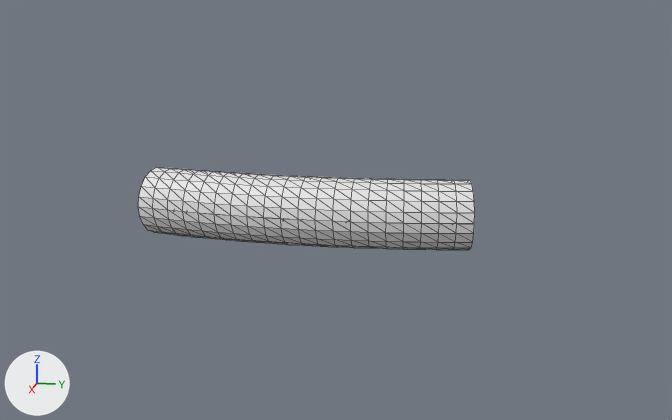
The OBJ model Resource/Moon/Data/Engine/Models/res.obj, before and after one commit.
Both versions are drawn from a camera (50 mm lens) standing at (19.21, 2.38, 2.58) and looking at (8.79, 0.3, -0.03). Lighting does not change. The marker at lower left points along +X, +Y and +Z. Mesh edges are drawn as thin lines. Where no turn or scale is listed for an object, it has been applied to the vertices.

Names of what the first picture shows: 'res'.
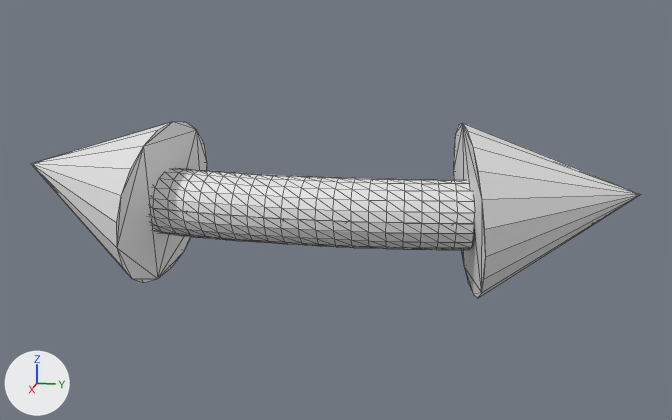
Scene script edits in JSON lines:
```json
{"block": "me_res", "where": "# used by ob_res; location = (0.0, 0.0, 0.0)"}
{"op": "remove", "block": "me_res", "code": "me_res.from_pydata(...)  # 441 vertices, 800 faces; spans x 8.4..9.4, y -1.99..1.93, z -0.4..0.4"}
{"op": "add", "block": "me_res", "code": "me_res.from_pydata(...)  # 483 vertices, 876 faces; spans x 7.79..9.87, y -3.72..3.77, z -0.99..1.03"}
{"block": "me_res", "change": "me_res part 1: a new loose piece of 21 vertices spanning x 7.79..9.73, y 1.59..3.77, z -0.96..1.03"}
{"block": "me_res", "change": "me_res part 2: a new loose piece of 21 vertices spanning x 7.91..9.87, y -3.72..-1.53, z -0.99..0.98"}
{"block": "me_res", "change": "me_res part 3"}
{"block": "me_res", "change": "19 faces are deleted"}
{"block": "me_res", "change": "19 new faces join them"}
```

What differs and where, as boxes (x1, y1, x2, y2) in the pictures (672 x 420 px; the box of a moved part takes in the faces that stretch with it):
```json
{"object": "res", "change": "reshaped", "before": [138, 167, 475, 250], "after": [31, 122, 641, 298], "on screen": "81% wider, 111% taller"}
{"part": 1, "of": "me_res", "change": "added", "after": [453, 123, 641, 298]}
{"part": 2, "of": "me_res", "change": "added", "after": [31, 122, 207, 282]}
{"part": 3, "of": "me_res", "change": "moved or reshaped", "before": [386, 212, 475, 233], "after": [386, 212, 475, 233]}
```
